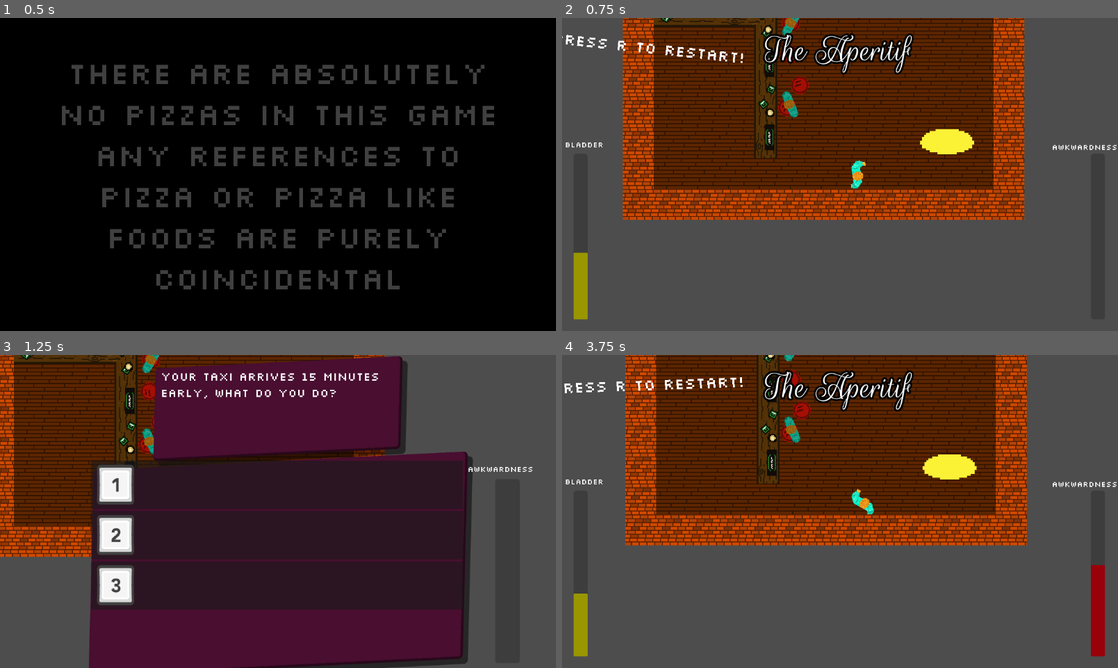
Above: before the commit, frames 1-4 (two rows, left to right).
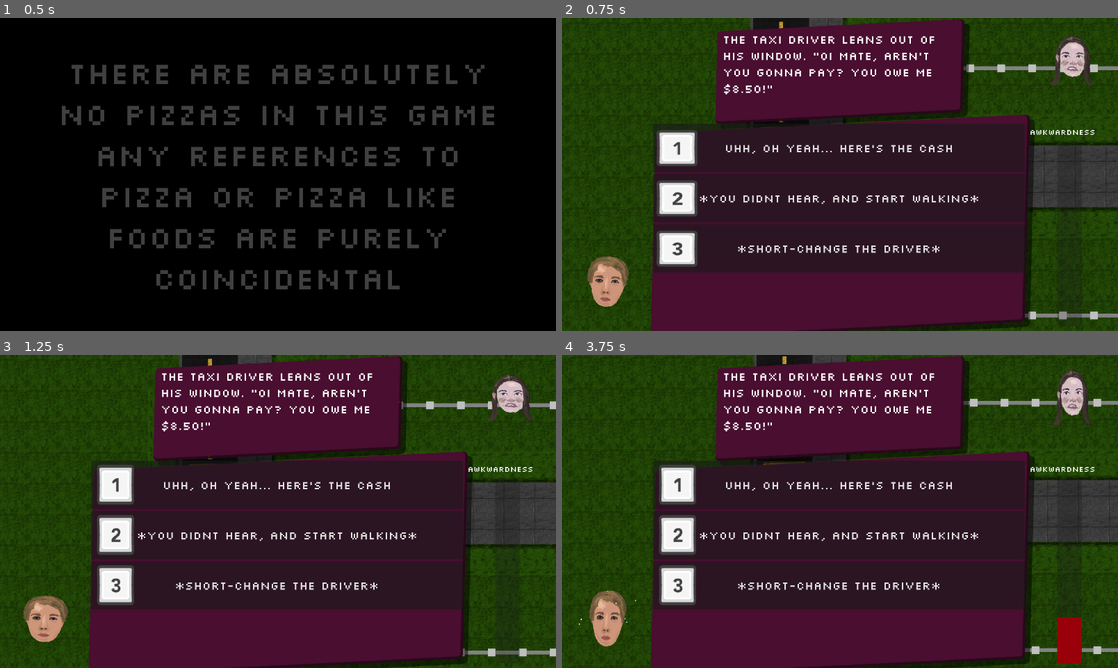
Above: after the commit, the same moments.

Repository: Jibby-Games/PizzaJam11
Game: Godot game, scene res://menu/intro.tscn
Two runs of this game, one before a commit and one after it. Both use one fixed random seed, a clock stepped at 60 frames per second and the inputs below.
Inputs (mouse positions are in pixels of both pictures, inside the frame that each line leads up to):
- Up to frame 1 (0.5 s): no input
- Up to frame 2 (0.75 s): tap Enter (ui_accept) at 0.5 s; move the mouse to (962, 158) at 0.52 s; press the mouse at (962, 158) at 0.53 s; hold D (right) from 0.53 s (still down)
- Up to frame 3 (1.25 s): keep holding D (right); tap Enter (ui_accept) at 0.77 s
- Up to frame 4 (3.75 s): release D (right) at 1.25 s; release the mouse at (962, 495) at 1.25 s; click (840, 486) at 1.25 s; click (840, 536) at 2.02 s; move the mouse to (728, 527) at 2.77 s; hold S (down) 2.78-3.53 s; click (728, 527) at 2.85 s; tap Enter (ui_accept) at 3.02 s; tap R (restart) at 3.5 s; move the mouse to (895, 442) at 3.52 s; press the mouse at (895, 442) at 3.53 s; hold D (right) from 3.53 s (still down)

Frame 1 is identical in both runs. In frame 2, 97% of the frame differs, in the area x 0-100%, y 0-100%; in frame 3, 42%; in frame 4, 97%.
Error before the commit: Invalid access to property or key 'player_talk1' on a base object of type 'Resource (AwkwardScenarioData)'. (res://ui/dialogue_system.gd:39)

Commit message:
fix: JAMES' BROKEN COMMITS

Diff:
--- a/awkward_scenarios/awkward_scenario_data.gd
+++ b/awkward_scenarios/awkward_scenario_data.gd
@@ -52,4 +52,4 @@
 ## Toggles player speaking animation for choice 3 response
 @export var player_talk_3: bool
 ## Toggles NPC speaking animation for choice 3 response
-@export var npctalk_3: bool
+@export var npc_talk_3: bool
--- a/levels/PartyGame/arrival.tscn
+++ b/levels/PartyGame/arrival.tscn
@@ -30,7 +30,7 @@
 response_3 = "Thanks, man... Hey wait a minute, this isn't right, where's the rest?"
 awkardness_3 = 35
 player_talk_3 = false
-npctalk_3 = true
+npc_talk_3 = true
 
 [sub_resource type="RectangleShape2D" id="RectangleShape2D_tp6sg"]
 size = Vector2(180, 19)
--- a/menu/intro.tscn
+++ b/menu/intro.tscn
@@ -1,7 +1,7 @@
 [gd_scene load_steps=8 format=3 uid="uid://um7p525x7sil"]
 
 [ext_resource type="Script" path="res://menu/intro.gd" id="1_0mc1u"]
-[ext_resource type="PackedScene" uid="uid://cf3uk5ascmaje" path="res://menu/main_menu.tscn" id="2_8u0fo"]
+[ext_resource type="PackedScene" uid="uid://cj08ba5f1srm1" path="res://levels/PartyGame/arrival.tscn" id="2_emkjv"]
 
 [sub_resource type="SystemFont" id="SystemFont_u7nsh"]
 
@@ -69,7 +69,7 @@
 grow_horizontal = 2
 grow_vertical = 2
 script = ExtResource("1_0mc1u")
-next_scene = ExtResource("2_8u0fo")
+next_scene = ExtResource("2_emkjv")
 
 [node name="Panel" type="Panel" parent="."]
 self_modulate = Color(0, 0, 0, 1)
--- a/ui/awkward_event_system.tscn
+++ b/ui/awkward_event_system.tscn
@@ -5,7 +5,7 @@
 [ext_resource type="Texture2D" uid="uid://ca64n3ixptu38" path="res://ui/input_icons/Keyboard & Mouse/Light/2_Key_Light.png" id="3_aiikn"]
 [ext_resource type="PackedScene" uid="uid://djhxxe3l7jouo" path="res://ui/input_prompt.tscn" id="3_m2sxk"]
 [ext_resource type="Texture2D" uid="uid://c28st88ofekt7" path="res://ui/input_icons/Keyboard & Mouse/Light/3_Key_Light.png" id="4_3i4ei"]
-[ext_resource type="PackedScene" uid="uid://cxjf6gxc1r7ay" path="res://ui/person_portait.tscn" id="6_eyki4"]
+[ext_resource type="PackedScene" uid="uid://cxjf6gxc1r7ay" path="res://ui/person_portait_old.tscn" id="6_eyki4"]
 
 [sub_resource type="InputEventKey" id="InputEventKey_xwlfb"]
 device = -1
--- a/ui/dialogue_system.gd
+++ b/ui/dialogue_system.gd
@@ -36,7 +36,7 @@
 		wait_for_accept = false
 
 func _on_choice_button_1_pressed() -> void:
-	show_response(current_event.response_1, current_event.player_talk1, current_event.npc_talk_1)
+	show_response(current_event.response_1, current_event.player_talk_1, current_event.npc_talk_1)
 	add_awkwardness(current_event.awkardness_1)
 
 func _on_choice_button_2_pressed() -> void:
--- a/ui/person_portait.gd
+++ b/ui/person_portait.gd
@@ -1,4 +1,4 @@
-extends TextureRect
+extends Control
 
 var sweat_level := 0.0
 var max_particles := 100
--- a/ui/person_portait.tscn
+++ b/ui/person_portait.tscn
@@ -1,9 +1,107 @@
-[gd_scene load_steps=3 format=3 uid="uid://cxjf6gxc1r7ay"]
+[gd_scene load_steps=11 format=3 uid="uid://cxjf6gxc1r7ay"]
 
 [ext_resource type="Script" path="res://ui/person_portait.gd" id="1_ns0d2"]
-[ext_resource type="SpriteFrames" uid="uid://dk1i0rs5tt3g7" path="res://sprites/head_animations.tres" id="1_x54nv"]
+[ext_resource type="SpriteFrames" path="res://sprites/head_animations.tres" id="1_x54nv"]
 
-[node name="PersonPortait" type="TextureRect"]
+[sub_resource type="Animation" id="Animation_4nhuo"]
+length = 0.001
+tracks/0/type = "value"
+tracks/0/imported = false
+tracks/0/enabled = true
+tracks/0/path = NodePath(".:scale")
+tracks/0/interp = 1
+tracks/0/loop_wrap = true
+tracks/0/keys = {
+"times": PackedFloat32Array(0),
+"transitions": PackedFloat32Array(1),
+"update": 0,
+"values": [Vector2(1, 1)]
+}
+tracks/1/type = "value"
+tracks/1/imported = false
+tracks/1/enabled = true
+tracks/1/path = NodePath(".:rotation")
+tracks/1/interp = 1
+tracks/1/loop_wrap = true
+tracks/1/keys = {
+"times": PackedFloat32Array(0),
+"transitions": PackedFloat32Array(1),
+"update": 0,
+"values": [0.0]
+}
+
+[sub_resource type="Animation" id="Animation_4evpw"]
+resource_name = "floaty"
+length = 4.0
+loop_mode = 1
+tracks/0/type = "value"
+tracks/0/imported = false
+tracks/0/enabled = true
+tracks/0/path = NodePath(".:scale")
+tracks/0/interp = 1
+tracks/0/loop_wrap = true
+tracks/0/keys = {
+"times": PackedFloat32Array(1.2, 3.2),
+"transitions": PackedFloat32Array(2, 2),
+"update": 0,
+"values": [Vector2(1.1, 0.9), Vector2(0.9, 1.1)]
+}
+tracks/1/type = "value"
+tracks/1/imported = false
+tracks/1/enabled = true
+tracks/1/path = NodePath(".:rotation")
+tracks/1/interp = 1
+tracks/1/loop_wrap = true
+tracks/1/keys = {
+"times": PackedFloat32Array(0, 2.4),
+"transitions": PackedFloat32Array(2, 2),
+"update": 0,
+"values": [0.0872665, -0.0872665]
+}
+
+[sub_resource type="AnimationLibrary" id="AnimationLibrary_tikba"]
+_data = {
+"RESET": SubResource("Animation_4nhuo"),
+"floaty": SubResource("Animation_4evpw")
+}
+
+[sub_resource type="Curve" id="Curve_5vh3o"]
+_data = [Vector2(0, 1), 0.0, 0.0, 0, 0, Vector2(1, 0), 0.0, 0.0, 0, 0]
+point_count = 2
+
+[sub_resource type="CurveTexture" id="CurveTexture_xxrvy"]
+curve = SubResource("Curve_5vh3o")
+
+[sub_resource type="Curve" id="Curve_3nfbm"]
+_data = [Vector2(0, 0), 0.0, 0.0, 0, 0, Vector2(0.5, 1), 0.0, 0.0, 0, 0, Vector2(1, 0), 0.0, 0.0, 0, 0]
+point_count = 3
+
+[sub_resource type="CurveTexture" id="CurveTexture_yqbc7"]
+curve = SubResource("Curve_3nfbm")
+
+[sub_resource type="ParticleProcessMaterial" id="ParticleProcessMaterial_dabsg"]
+lifetime_randomness = 0.5
+particle_flag_rotate_y = true
+particle_flag_disable_z = true
+emission_shape_scale = Vector3(2, 1, 1)
+emission_shape = 1
+emission_sphere_radius = 32.0
+angle_min = -720.0
+angle_max = 720.0
+direction = Vector3(0, 1, 0)
+spread = 0.0
+initial_velocity_min = 10.0
+initial_velocity_max = 20.0
+radial_velocity_min = 50.0
+radial_velocity_max = 100.0
+radial_velocity_curve = SubResource("CurveTexture_xxrvy")
+gravity = Vector3(0, 98, 0)
+scale_max = 3.0
+scale_curve = SubResource("CurveTexture_yqbc7")
+
+[node name="PersonPortait" type="Control"]
+layout_mode = 3
+anchors_preset = 0
 offset_right = 128.0
 offset_bottom = 128.0
 pivot_offset = Vector2(64, 64)
@@ -12,5 +110,17 @@
 [node name="Head" type="AnimatedSprite2D" parent="."]
 position = Vector2(64, 64)
 sprite_frames = ExtResource("1_x54nv")
-animation = &"player_talking"
-frame_progress = 0.543322
+animation = &"girl0"
+
+[node name="AnimationPlayer" type="AnimationPlayer" parent="."]
+root_node = NodePath("../Head")
+libraries = {
+"": SubResource("AnimationLibrary_tikba")
+}
+autoplay = "floaty"
+
+[node name="SweatParticles" type="GPUParticles2D" parent="."]
+position = Vector2(64, 28)
+emitting = false
+amount = 100
+process_material = SubResource("ParticleProcessMaterial_dabsg")
Not shown: 1 places in levels/PartyGame/arrival.tscn that only renumber resources
